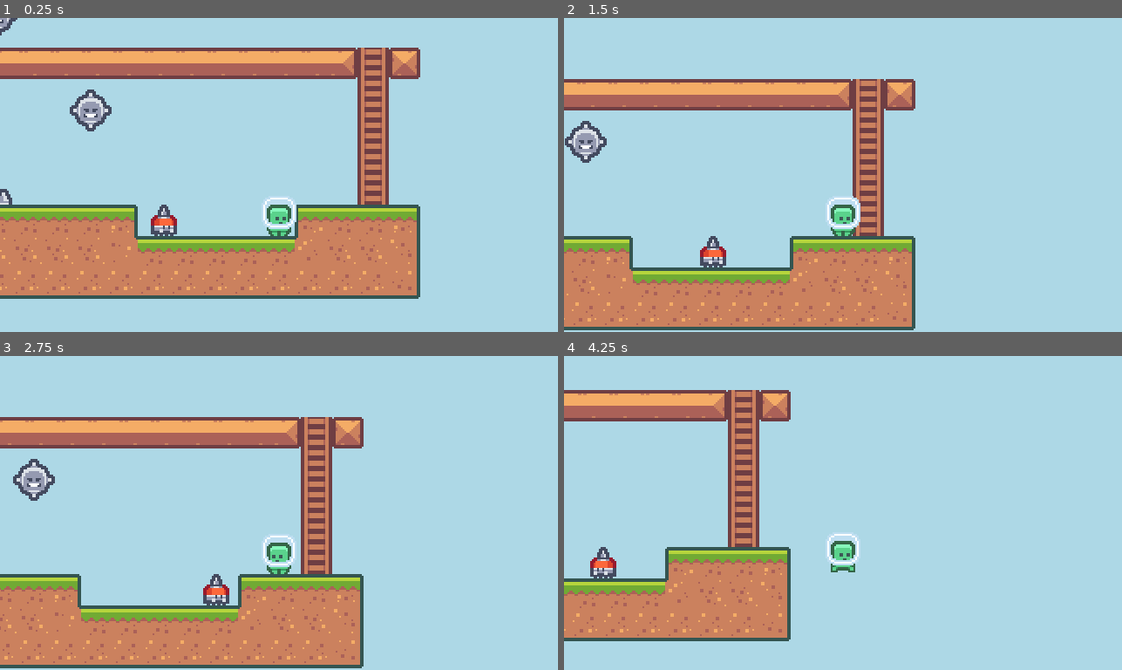
Above: before the commit, frames 1-4 (two rows, left to right).
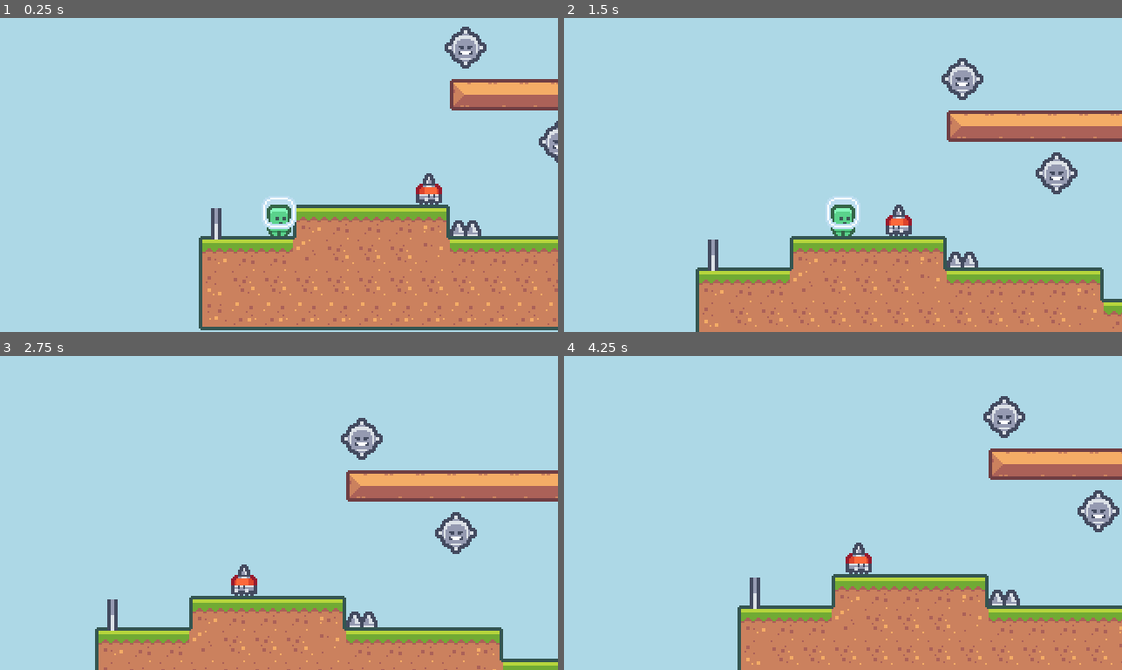
Above: after the commit, the same moments.

Repository: lufog/godot-heartbeast-pixel-platformer
Game: Godot game, scene res://world.tscn
The game is run twice, just before and just after one commit, with the same random seed, the same clock (stepped at 60 frames per second) and the same inputs.
Inputs:
- Up to frame 1 (0.25 s): no input
- Up to frame 2 (1.5 s): hold Right (ui_right) from 0.53 s (still down); tap Up (ui_up) at 0.77 s
- Up to frame 3 (2.75 s): tap Up (ui_up) at 1.52 s; release Right (ui_right) at 2.03 s; hold Left (ui_left) from 2.03 s (still down)
- Up to frame 4 (4.25 s): release Left (ui_left) at 2.78 s; hold Right (ui_right) from 2.78 s (still down); tap Up (ui_up) at 3.02, 3.77 s

The runs differ from the first frame. In frame 1, 38% of the frame differs, in the area x 0-100%, y 0-100%; in frame 2, 30%; in frame 3, 31%; in frame 4, 37%.
Error in both runs: Invalid assignment of property or key 'playback_speed' with value of type 'float' on a base object of type 'AnimationPlayer'. (res://enemies/moving_spike_enemy…

Commit message:
Checkpoints

Diff:
--- /dev/null
+++ b/checkpoint/checkpoint.gd
@@ -0,0 +1,16 @@
+extends Area2D
+
+
+@onready var animated_sprite: AnimatedSprite2D = $AnimatedSprite
+
+var active := false
+
+
+func _on_body_entered(body: Node2D) -> void:
+	var player := body as Player
+	if player == null or active:
+		return
+
+	active = true
+	animated_sprite.play("checked")
+	Events.hit_checkpoint.emit(position)
--- /dev/null
+++ b/checkpoint/checkpoint.tscn
@@ -0,0 +1,48 @@
+[gd_scene load_steps=8 format=3 uid="uid://b1kclj0xixeor"]
+
+[ext_resource type="Texture2D" uid="uid://bwhio2nfntyw0" path="res://tiles_packed.png" id="1_rkskn"]
+[ext_resource type="Script" path="res://checkpoint/checkpoint.gd" id="1_ujbgu"]
+
+[sub_resource type="AtlasTexture" id="AtlasTexture_tvtjs"]
+atlas = ExtResource("1_rkskn")
+region = Rect2(198, 90, 18, 18)
+
+[sub_resource type="AtlasTexture" id="AtlasTexture_4uh81"]
+atlas = ExtResource("1_rkskn")
+region = Rect2(216, 90, 18, 18)
+
+[sub_resource type="AtlasTexture" id="AtlasTexture_vesjy"]
+atlas = ExtResource("1_rkskn")
+region = Rect2(198, 108, 18, 18)
+
+[sub_resource type="SpriteFrames" id="SpriteFrames_l1f5v"]
+animations = [{
+"frames": [SubResource("AtlasTexture_tvtjs"), SubResource("AtlasTexture_4uh81")],
+"loop": true,
+"name": &"checked",
+"speed": 5.0
+}, {
+"frames": [SubResource("AtlasTexture_vesjy")],
+"loop": false,
+"name": &"uncheked",
+"speed": 5.0
+}]
+
+[sub_resource type="RectangleShape2D" id="RectangleShape2D_xa3u8"]
+size = Vector2(18.25, 17)
+
+[node name="Checkpoint" type="Area2D"]
+collision_layer = 0
+collision_mask = 2
+script = ExtResource("1_ujbgu")
+
+[node name="AnimatedSprite" type="AnimatedSprite2D" parent="."]
+position = Vector2(0, -9)
+frames = SubResource("SpriteFrames_l1f5v")
+animation = &"uncheked"
+
+[node name="Collision" type="CollisionShape2D" parent="."]
+position = Vector2(-0.125, -8.5)
+shape = SubResource("RectangleShape2D_xa3u8")
+
+[connection signal="body_entered" from="." to="." method="_on_body_entered"]
--- a/events.gd
+++ b/events.gd
@@ -2,3 +2,4 @@
 
 
 signal player_died
+signal hit_checkpoint(checkpoint_position: Vector2)
--- a/player/player.gd
+++ b/player/player.gd
@@ -81,7 +81,7 @@
 		coyote_jump_timer.start()
 
 
-func climb_state(delta: float, direction: Vector2) -> void:
+func climb_state(_delta: float, direction: Vector2) -> void:
 	if not is_on_ladder():
 		state = MOVE
 
--- a/project.godot
+++ b/project.godot
@@ -42,6 +42,10 @@
 SoundPlayer="*res://sound_player/sound_player.tscn"
 Events="*res://events.gd"
 
+[debug]
+
+gdscript/warnings/return_value_discarded=0
+
 [display]
 
 window/size/viewport_width=320
--- a/world.gd
+++ b/world.gd
@@ -14,6 +14,7 @@
 	player_spawn_position = player.position
 	player.connect_camera(camera)
 	Events.player_died.connect(_on_player_died)
+	Events.hit_checkpoint.connect(_on_hit_checkpoint)
 
 
 func _on_player_died() -> void:
@@ -23,3 +24,7 @@
 	add_child(player)
 	player.position = player_spawn_position
 	player.connect_camera(camera)
+
+
+func _on_hit_checkpoint(checkpoint_position) -> void:
+	player_spawn_position = checkpoint_position
--- a/world.tscn
+++ b/world.tscn
@@ -1,9 +1,10 @@
-[gd_scene load_steps=10 format=3 uid="uid://bqm78vxrrul8l"]
+[gd_scene load_steps=11 format=3 uid="uid://bqm78vxrrul8l"]
 
 [ext_resource type="Script" path="res://world.gd" id="1_yf7gv"]
 [ext_resource type="PackedScene" uid="uid://bxpu770henayg" path="res://player/player.tscn" id="2_2vnn4"]
 [ext_resource type="PackedScene" uid="uid://c2d6n0760qnr1" path="res://tile_map.tscn" id="2_og8ci"]
 [ext_resource type="PackedScene" uid="uid://bmv7h28cg7g2u" path="res://spikes/spikes.tscn" id="3_ime4g"]
+[ext_resource type="PackedScene" uid="uid://b1kclj0xixeor" path="res://checkpoint/checkpoint.tscn" id="4_if5bb"]
 [ext_resource type="PackedScene" uid="uid://crdvsnvg40dq" path="res://enemies/walking_enemy.tscn" id="5_eag7k"]
 [ext_resource type="PackedScene" uid="uid://ccb3caekboci6" path="res://ladder/ladder.tscn" id="6_6m8ky"]
 [ext_resource type="PackedScene" uid="uid://3ic1wccvydog" path="res://enemies/moving_spike_enemy.tscn" id="7_7od0d"]
@@ -27,11 +28,11 @@
 layer_0/tile_data = PackedInt32Array(589824, 65536, 7, 589825, 131072, 7, 589826, 131072, 7, 589827, 131072, 7, 589828, …(1413 unchanged characters)…
 
 [node name="Player" parent="." instance=ExtResource("2_2vnn4")]
-position = Vector2(315, 144)
+position = Vector2(46, 126)
 z_index = 1
 
 [node name="Camera" type="Camera2D" parent="."]
-position = Vector2(315, 109)
+position = Vector2(46, 91)
 current = true
 
 [node name="Spikes" parent="." instance=ExtResource("3_ime4g")]
@@ -74,3 +75,9 @@
 
 [node name="RespawnTimer" type="Timer" parent="."]
 one_shot = true
+
+[node name="Checkpoint" parent="." instance=ExtResource("4_if5bb")]
+position = Vector2(16, 128)
+
+[node name="Checkpoint2" parent="." instance=ExtResource("4_if5bb")]
+position = Vector2(341, 130)
